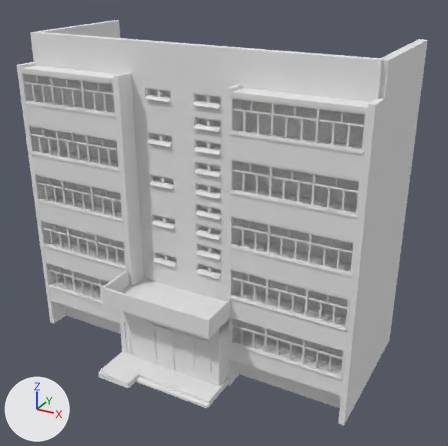
The FBX model Assets/BZ_ENV/Models/bz_buildings/bz_panel_01_collection.fbx: old version first, new version second.
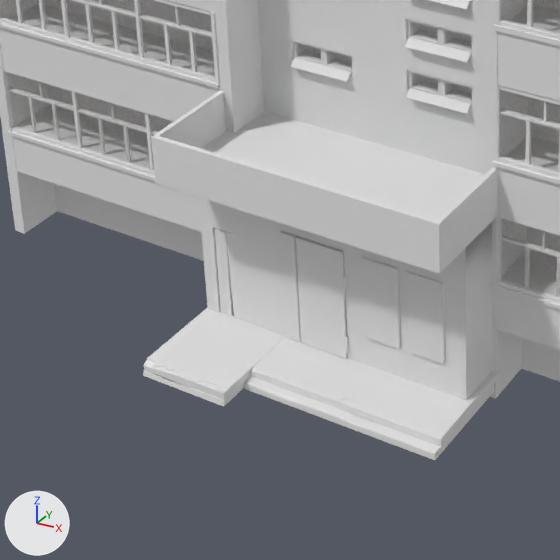
Each version is shown whole from a 50 mm lens placed at (15.35, -21.93, 19.82), pointed at (1.31, 3.6, 7.06), then close up on the part from 10% to 57% of the width and 53% to 100% of the height. Arrows for +X, +Y and +Z are at lower left; the lights stay in place. Where no turn or scale is listed for an object, it has been applied to the vertices.

Names of what the first close-up shows: 'bz_panel_01', 'bz_panel_01_concfloor', 'bz_panel_01_window_panel', 'bz_panel_01door_01', 'bz_panel_01door_02', 'bz_panel_01door_03'.
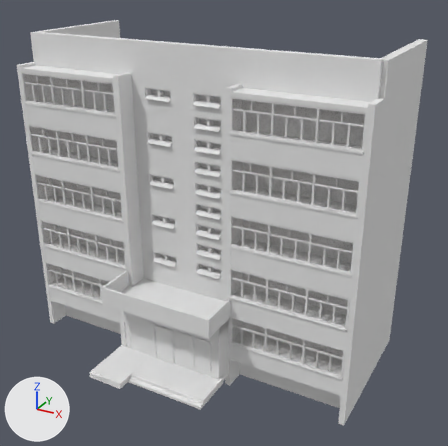
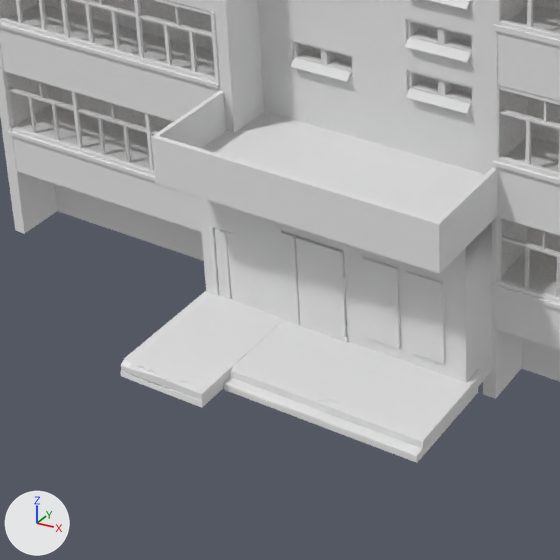
The newer file is also turned or shifted as a whole; pictures and numbers use the older file's frame.

Location of each change, (x1, y1, x2, y2) in pixels of the close-ups (560 x 560 px):
'bz_panel_01_concfloor', moved
    before: (143, 302, 499, 460)
    after: (121, 291, 483, 463)

What changed in the scene script:
```text
Change ob_bz_panel_01_concfloor:
    ob_bz_panel_01_concfloor.location: (0.0, 0.0, 0.0) -> (0.0, -0.62, 0.41)
```
